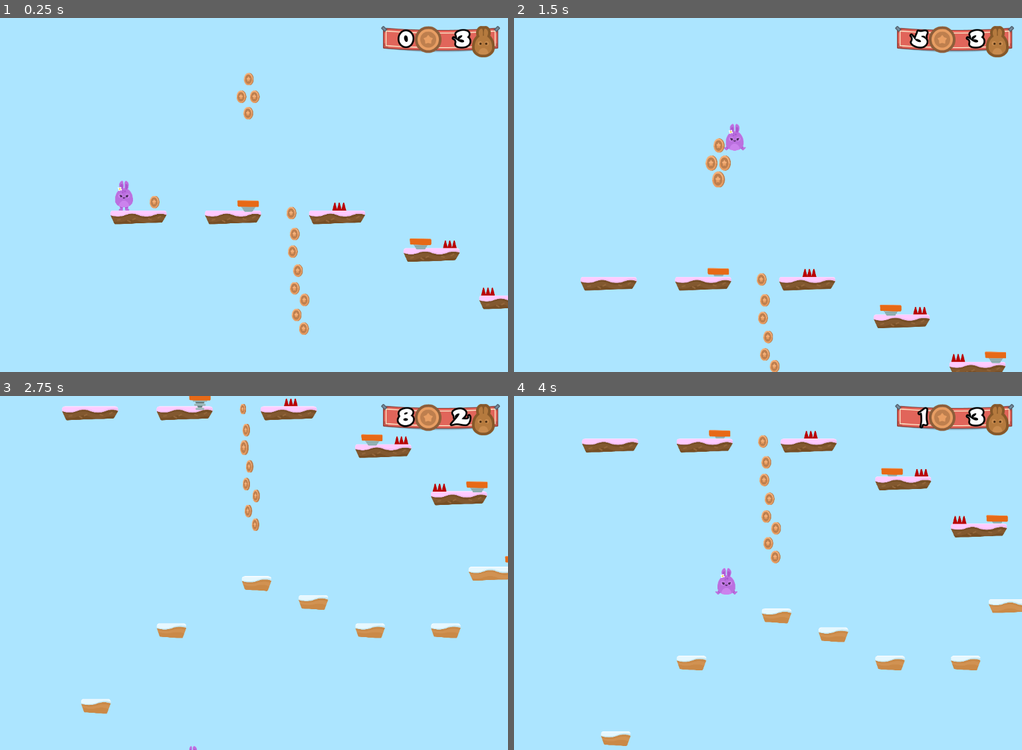
Above: before the commit, frames 1-4 (two rows, left to right).
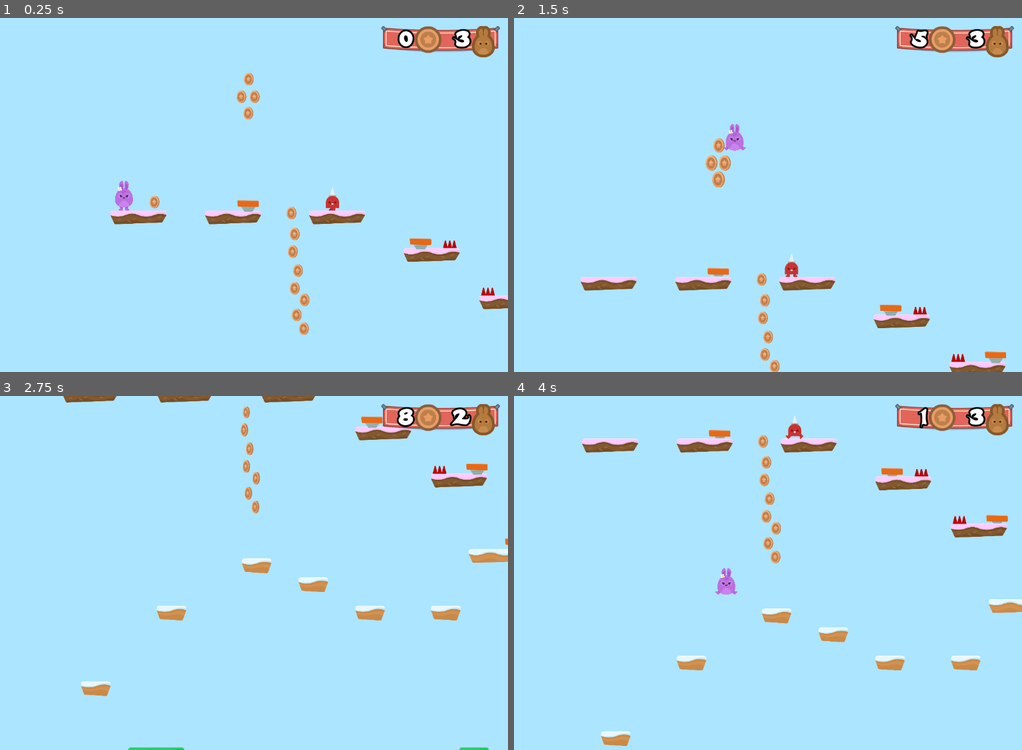
Above: after the commit, the same moments.

Repository: d-fect/DiscoveringGodot
Game: Godot game, scene res://Levels/Level1.tscn
Two runs of this game, one before a commit and one after it. Both use one fixed random seed, a clock stepped at 60 frames per second and the inputs below.
Inputs:
- Up to frame 1 (0.25 s): no input
- Up to frame 2 (1.5 s): hold D (right) from 0.53 s (still down); tap Space (jump) at 0.77 s
- Up to frame 3 (2.75 s): tap Space (jump) at 1.52 s; release D (right) at 2.03 s; hold A (left) from 2.03 s (still down)
- Up to frame 4 (4 s): release A (left) at 2.78 s; hold D (right) from 2.78 s (still down); tap Space (jump) at 3.02, 3.77 s

The runs differ from the first frame. In frame 1, 0.1% of the frame differs, in the area x 64-69%, y 47-55%; in frame 2, 0.2%; in frame 3, 7.7%, in the area x 12-100%, y 0-100%; in frame 4, 0.2%.

Commit message:
50: Adding SpikeMan NPC

Diff:
--- a/Hoppy Days/Levels/Level1.tscn
+++ b/Hoppy Days/Levels/Level1.tscn
@@ -6,9 +6,10 @@
 [ext_resource path="res://Items/Coin.tscn" type="PackedScene" id=4]
 [ext_resource path="res://Hazards/SpikeTop.tscn" type="PackedScene" id=5]
 [ext_resource path="res://Hazards/SpikedTop.tscn" type="PackedScene" id=6]
-[ext_resource path="res://Items/JumpPad.tscn" type="PackedScene" id=7]
-[ext_resource path="res://SFX/Chiptune_Adventures_1.ogg" type="AudioStream" id=8]
-[ext_resource path="res://GUI/GUI.tscn" type="PackedScene" id=9]
+[ext_resource path="res://NPCs/SpikeMan.tscn" type="PackedScene" id=7]
+[ext_resource path="res://Items/JumpPad.tscn" type="PackedScene" id=8]
+[ext_resource path="res://SFX/Chiptune_Adventures_1.ogg" type="AudioStream" id=9]
+[ext_resource path="res://GUI/GUI.tscn" type="PackedScene" id=10]
 
 [node name="Level1" type="Node2D"]
 script = ExtResource( 1 )
@@ -84,10 +85,12 @@
 position = Vector2( 4701.91, 591.454 )
 
 [node name="Hazards" type="Node" parent="."]
-editor/display_folded = true
 
 [node name="SpikeTop" parent="Hazards" instance=ExtResource( 5 )]
-position = Vector2( 2060.97, 485.57 )
+position = Vector2( 2432.65, 3169.96 )
+
+[node name="SpikeTop7" parent="Hazards" instance=ExtResource( 5 )]
+position = Vector2( 2432.65, 3169.96 )
 
 [node name="SpikeTop2" parent="Hazards" instance=ExtResource( 5 )]
 position = Vector2( 2809.23, 742.939 )
@@ -116,30 +119,47 @@
 [node name="SpikedTop4" parent="Hazards" instance=ExtResource( 6 )]
 position = Vector2( 6993.21, 1044.88 )
 
+[node name="NPCs" type="Node" parent="."]
+
+[node name="SpikeMan" parent="NPCs" instance=ExtResource( 7 )]
+position = Vector2( 2040, 435 )
+
+[node name="SpikeMan2" parent="NPCs" instance=ExtResource( 7 )]
+position = Vector2( 5884.94, 1137.28 )
+
+[node name="SpikeMan3" parent="NPCs" instance=ExtResource( 7 )]
+position = Vector2( 1855.06, 3185.3 )
+
+[node name="SpikeMan5" parent="NPCs" instance=ExtResource( 7 )]
+position = Vector2( 4231.54, 2674.42 )
+
+[node name="SpikeMan4" parent="NPCs" instance=ExtResource( 7 )]
+position = Vector2( 8589.61, 497.201 )
+
 [node name="JumpPads" type="Node" parent="."]
 editor/display_folded = true
 
-[node name="JumpPad" parent="JumpPads" instance=ExtResource( 7 )]
+[node name="JumpPad" parent="JumpPads" instance=ExtResource( 8 )]
 position = Vector2( 3320.53, 1058.7 )
 
-[node name="JumpPad2" parent="JumpPads" instance=ExtResource( 7 )]
+[node name="JumpPad2" parent="JumpPads" instance=ExtResource( 8 )]
 position = Vector2( 3582.73, 1566.33 )
 
-[node name="JumpPad3" parent="JumpPads" instance=ExtResource( 7 )]
+[node name="JumpPad3" parent="JumpPads" instance=ExtResource( 8 )]
 position = Vector2( 4205.35, 1318.08 )
 
-[node name="JumpPad4" parent="JumpPads" instance=ExtResource( 7 )]
+[node name="JumpPad4" parent="JumpPads" instance=ExtResource( 8 )]
 position = Vector2( 3708.46, 1310.92 )
 
-[node name="JumpPad5" parent="JumpPads" instance=ExtResource( 7 )]
+[node name="JumpPad5" parent="JumpPads" instance=ExtResource( 8 )]
 position = Vector2( 1443.61, 482.114 )
 
-[node name="JumpPad6" parent="JumpPads" instance=ExtResource( 7 )]
+[node name="JumpPad6" parent="JumpPads" instance=ExtResource( 8 )]
 position = Vector2( 2609.97, 739.705 )
 
 [node name="BGM" type="AudioStreamPlayer" parent="."]
-stream = ExtResource( 8 )
+stream = ExtResource( 9 )
 volume_db = -15.007
 autoplay = true
 
-[node name="GUI" parent="." instance=ExtResource( 9 )]
+[node name="GUI" parent="." instance=ExtResource( 10 )]
--- /dev/null
+++ b/Hoppy Days/NPCs/SpikeMan.tscn
@@ -0,0 +1,86 @@
+[gd_scene load_steps=8 format=2]
+
+[ext_resource path="res://Hazards/Hazards.gd" type="Script" id=1]
+[ext_resource path="res://GFX/Enemies/spikeMan_walk1.png" type="Texture" id=2]
+[ext_resource path="res://GFX/Enemies/spikeMan_walk2.png" type="Texture" id=3]
+[ext_resource path="res://GFX/Enemies/spikeMan_stand.png" type="Texture" id=4]
+
+[sub_resource type="SpriteFrames" id=1]
+animations = [ {
+"frames": [ ExtResource( 2 ), ExtResource( 3 ) ],
+"loop": true,
+"name": "walk",
+"speed": 5.0
+}, {
+"frames": [ ExtResource( 4 ) ],
+"loop": true,
+"name": "stand",
+"speed": 5.0
+} ]
+
+[sub_resource type="CapsuleShape2D" id=2]
+radius = 45.2413
+height = 69.142
+
+[sub_resource type="Animation" id=3]
+resource_name = "SpikeMan"
+length = 6.0
+loop = true
+step = 1.0
+tracks/0/type = "value"
+tracks/0/path = NodePath(".:position")
+tracks/0/interp = 1
+tracks/0/loop_wrap = true
+tracks/0/imported = false
+tracks/0/enabled = true
+tracks/0/keys = {
+"times": PoolRealArray( 0, 1, 2, 4, 5 ),
+"transitions": PoolRealArray( 1, 1, 1, 1, 1 ),
+"update": 0,
+"values": [ Vector2( 0, 0 ), Vector2( -100, 0 ), Vector2( -100, 0 ), Vector2( 100, 0 ), Vector2( 100, 0 ) ]
+}
+tracks/1/type = "value"
+tracks/1/path = NodePath("AnimatedSprite:animation")
+tracks/1/interp = 1
+tracks/1/loop_wrap = true
+tracks/1/imported = false
+tracks/1/enabled = true
+tracks/1/keys = {
+"times": PoolRealArray( 0, 1, 2, 4, 5 ),
+"transitions": PoolRealArray( 1, 1, 1, 1, 1 ),
+"update": 1,
+"values": [ "walk", "stand", "walk", "stand", "walk" ]
+}
+tracks/2/type = "value"
+tracks/2/path = NodePath("AnimatedSprite:flip_h")
+tracks/2/interp = 1
+tracks/2/loop_wrap = true
+tracks/2/imported = false
+tracks/2/enabled = true
+tracks/2/keys = {
+"times": PoolRealArray( 0, 2, 5 ),
+"transitions": PoolRealArray( 1, 1, 1 ),
+"update": 1,
+"values": [ true, false, true ]
+}
+
+[node name="SpikeMan" type="Node2D"]
+
+[node name="Area2D" type="Area2D" parent="."]
+collision_layer = 4
+script = ExtResource( 1 )
+
+[node name="AnimatedSprite" type="AnimatedSprite" parent="Area2D"]
+frames = SubResource( 1 )
+animation = "walk"
+playing = true
+
+[node name="CollisionShape2D" type="CollisionShape2D" parent="Area2D"]
+visible = false
+position = Vector2( 0, 1.79242 )
+shape = SubResource( 2 )
+
+[node name="AnimationPlayer" type="AnimationPlayer" parent="Area2D"]
+autoplay = "SpikeMan"
+anims/SpikeMan = SubResource( 3 )
+[connection signal="body_entered" from="Area2D" to="Area2D" method="_on_SpikeTop_body_entered"]
--- a/Hoppy Days/Player/Player.gd
+++ b/Hoppy Days/Player/Player.gd
@@ -51,7 +51,7 @@
 
 
 func boost():
-	motion.y -= JUMP_SPEED * BOOST_MULTIPLIER
+	motion.y = -JUMP_SPEED * BOOST_MULTIPLIER
 
 
 func hurt():
Not shown: 1 places in Hoppy Days/Levels/Level1.tscn that only renumber resources
Not shown, removed: LICENSE
